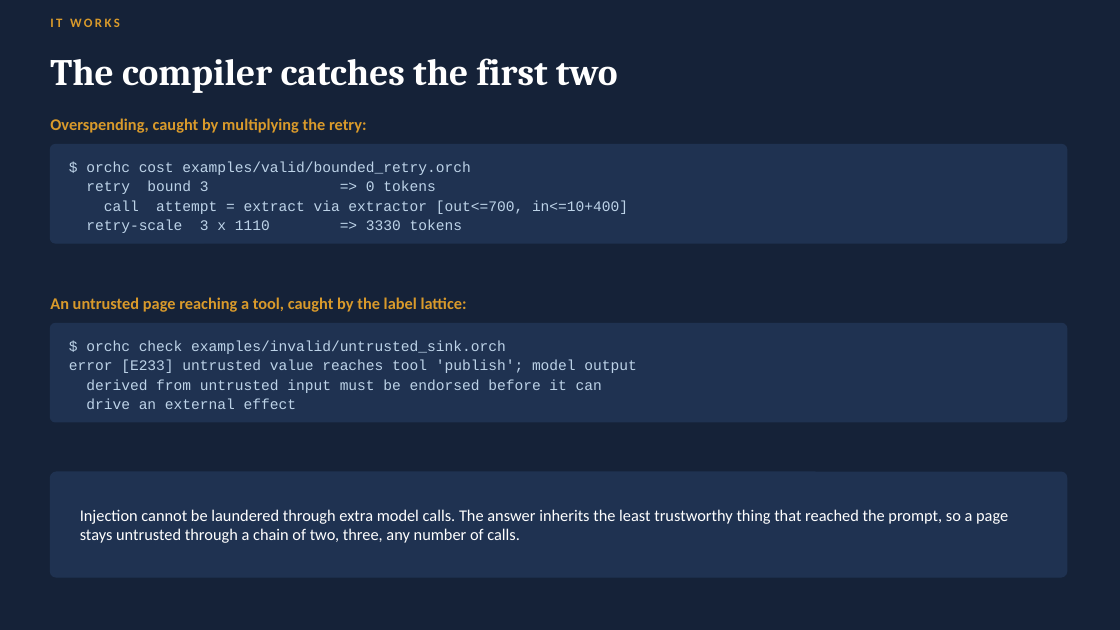
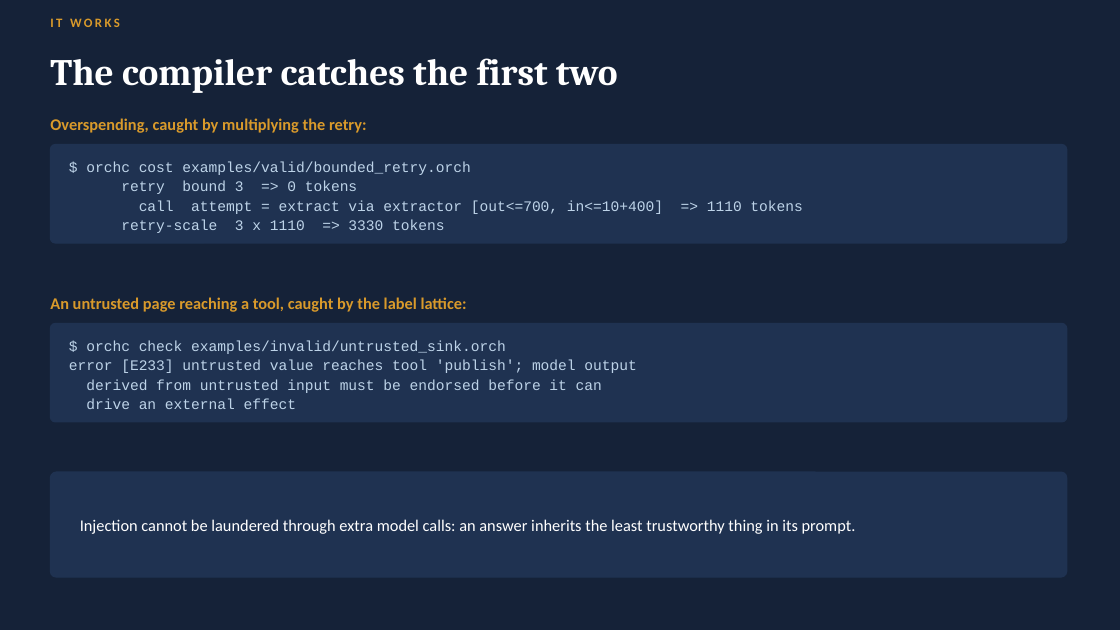
Before and after one commit to guyoverclocked/orchlang-compiler-design-project, a slide deck: slide 5 of submission/phase2/OrchLang_Phase2_Presentation_Nambi_Rajan_M.pptx. Drawn at 1120x630 pixels with LibreOffice and Linux fonts; fonts in the diff are those of the drawing. Boxes give left, top, right and bottom in pixels: in the first picture for what was removed or moved away, otherwise in the second. Text is boxed around its words. In the diff, an @@ line names an element or a change of style, - is before the commit and + after.

```diff
--- a/submission/phase2/OrchLang_Phase2_Presentation_Nambi_Rajan_M.pptx
+++ b/submission/phase2/OrchLang_Phase2_Presentation_Nambi_Rajan_M.pptx
@@ text at [139,200,663,214]: text changed @@
-call attempt = extract via extractor [out<=700, in<=10+400]
+call attempt = extract via extractor [out<=700, in<=10+400] => 1110 tokens
@@ text at [80,519,856,534]: text changed @@
-Injection cannot be laundered through extra model calls. The answer inherits the least trustworthy thing that reached the prompt, so a page stays untrusted through a chain of two, three, any number of calls.
+Injection cannot be laundered through extra model calls: an answer inherits the least trustworthy thing in its prompt.
```
Also in this commit, not shown: 9 other slides changed, 10 slides added, 8 slides removed, 28 other files.
